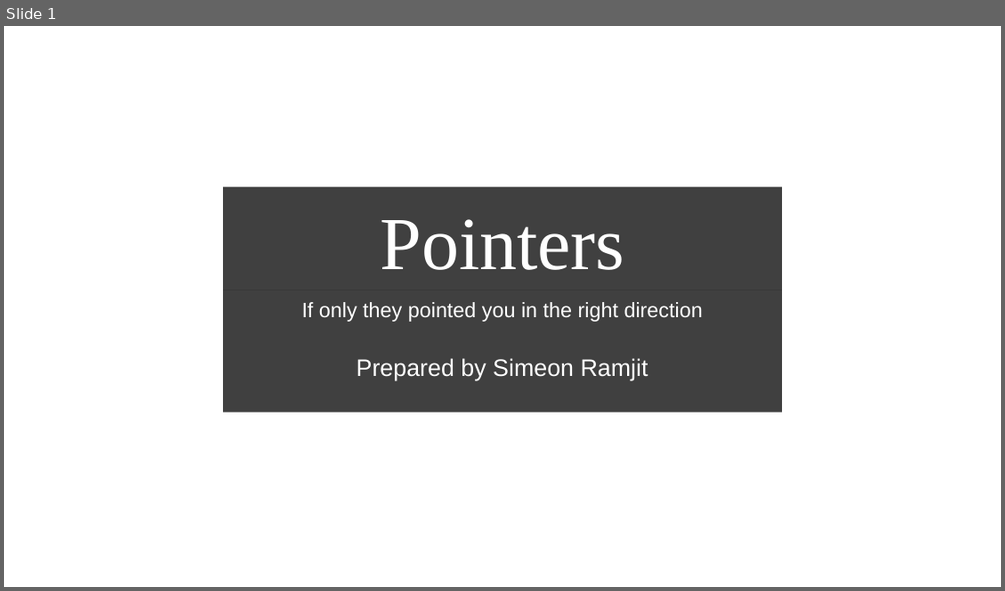
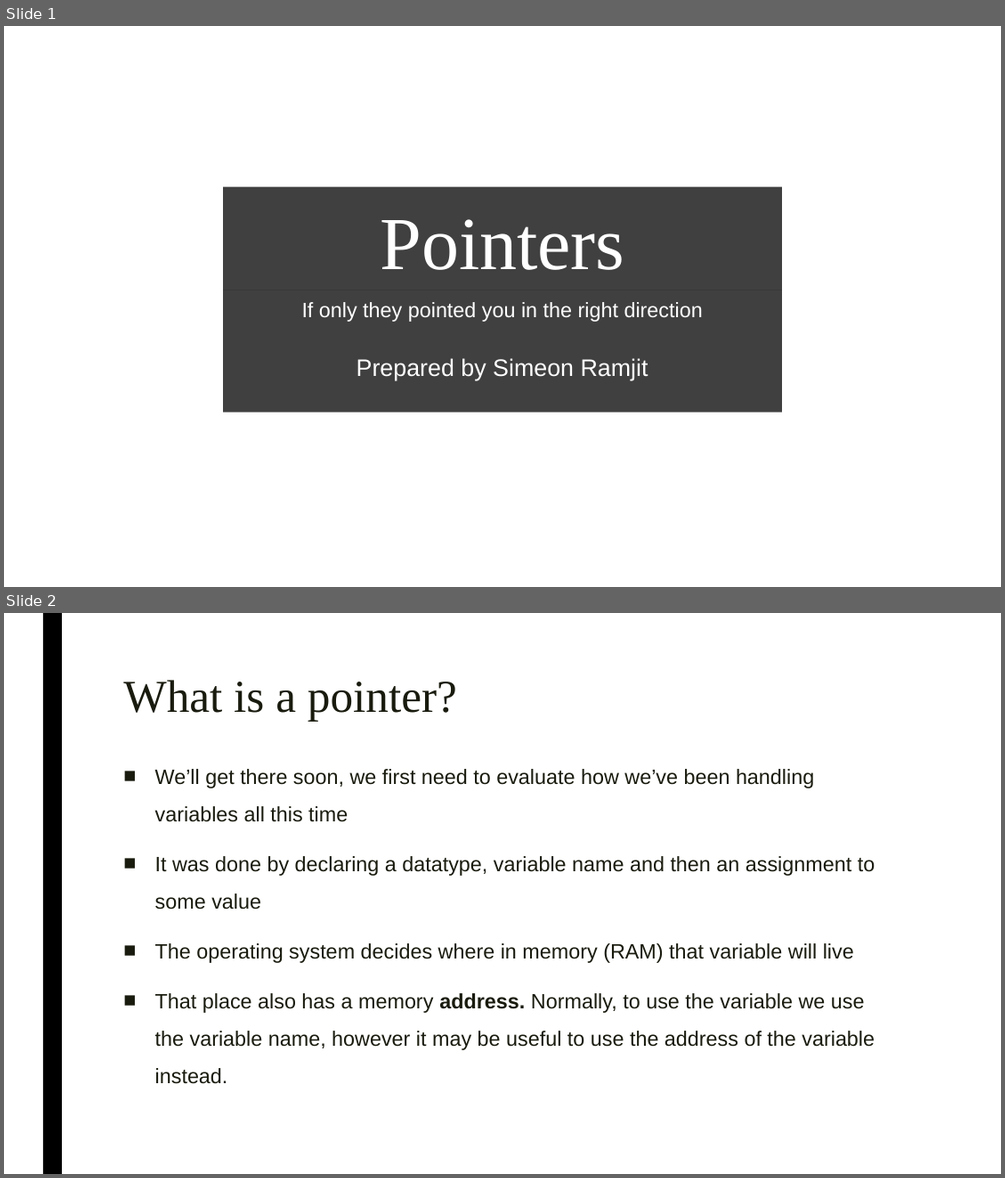
Before and after one commit to simeon9696/programmingworkshop, a slide deck: 10.) Pointers/Pointers.pptx. Shown one above the other, each under a label of ours: slide 1 before the commit, slides 1 and 2 after it. The pictures are 1005x591 and 1005x1178 pixels, drawn with LibreOffice and Linux fonts; fonts in the diff are those of the drawing; background and template pictures are left out. Boxes give left, top, right and bottom in pixels: in the first picture for what was removed or moved away, otherwise in the second. Text is boxed around its words. In the diff, an @@ line names an element or a change of style, - is before the commit and + after.

Commit message:
added introduction to computers and pointers

```diff
--- a/10.) Pointers/Pointers.pptx
+++ b/10.) Pointers/Pointers.pptx
@@ slide 2 added at <box>4,613,1001,1174</box>, background #FFFFFF @@
@@ rectangle added at <box>43,613,62,1174</box>, fill #000000 @@
@@ title added at <box>123,680,457,721</box>, 44 pt, text #191B0E @@
+What is a pointer?
@@ text added at <box>155,769,874,1084</box>, 20 pt, text #191B0E @@
+■ We’ll get there soon, we first need to evaluate how we’ve been handling variables all this time
+■ It was done by declaring a datatype, variable name and then an assignment to some value
+■ The operating system decides where in memory (RAM) that variable will live
+■ That place also has a memory address. Normally, to use the variable we use the variable name, however it may be useful to use the address of the variable instead.
```
Also in this commit, not shown: 10 other slides added, 1 slide removed, 3 other files.
